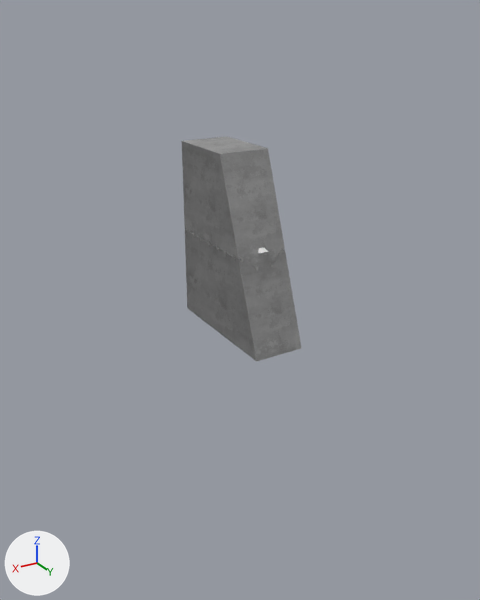
Two versions of the Blender file FST_Models/FST_RepublicFortressWall_2MSection_Base.blend, one commit apart.
Before and after are seen from a 50 mm camera at (12.4, 22.3, 11.4) aimed at (-0.1, 1.5, 1.1). Lighting does not change. The marker at lower left points along +X, +Y and +Z. The first picture is the older version. Mesh edges are drawn as thin lines on the coarser meshes.
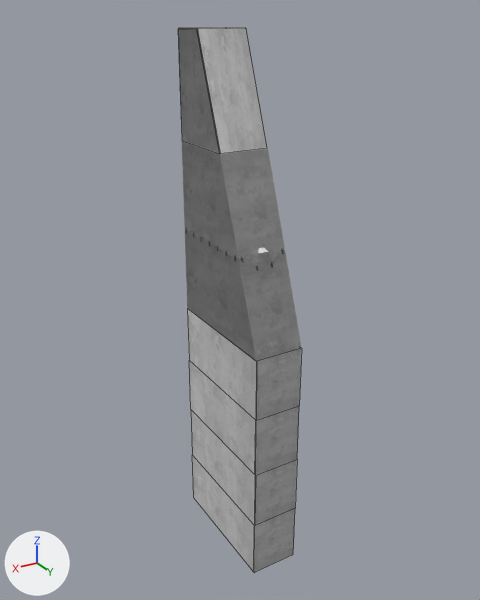
Location of each change, (x1, y1, x2, y2) in pixels of the pictures (480 x 600 px):
'Cube.006', added: after (187, 308, 302, 573)
'Cube.007', added: after (178, 27, 267, 154)

The change, as a list of edits to the scene's bpy script:
```text
Add me_cube_008:
    me_cube_008.from_pydata(...)  # 24 vertices, 18 faces; spans x -0.99..0.99, y -1.01..1.95, z -2.49..1.51
    me_cube_008.polygons.foreach_set('use_smooth', [True] * 18)
    me_cube_008.materials.append(mat_camo)
Add me_cube_007:
    me_cube_007.from_pydata(...)  # 40 vertices, 38 faces; spans x -1.0..1.0, y -1.0..4.5, z -11.0..-1.0
    me_cube_007.polygons.foreach_set('use_smooth', [True] * 38)
    me_cube_007.materials.append(mat_camo)
Add ob_cube_007:
    ob_cube_007 = bpy.data.objects.new('Cube.007', me_cube_008)
    ob_cube_007.location = (0.0, 0.04, 9.49)
Add ob_cube_006:
    ob_cube_006 = bpy.data.objects.new('Cube.006', me_cube_007)
    ob_cube_006.location = (0.0, 0.0, 1.0)
```
